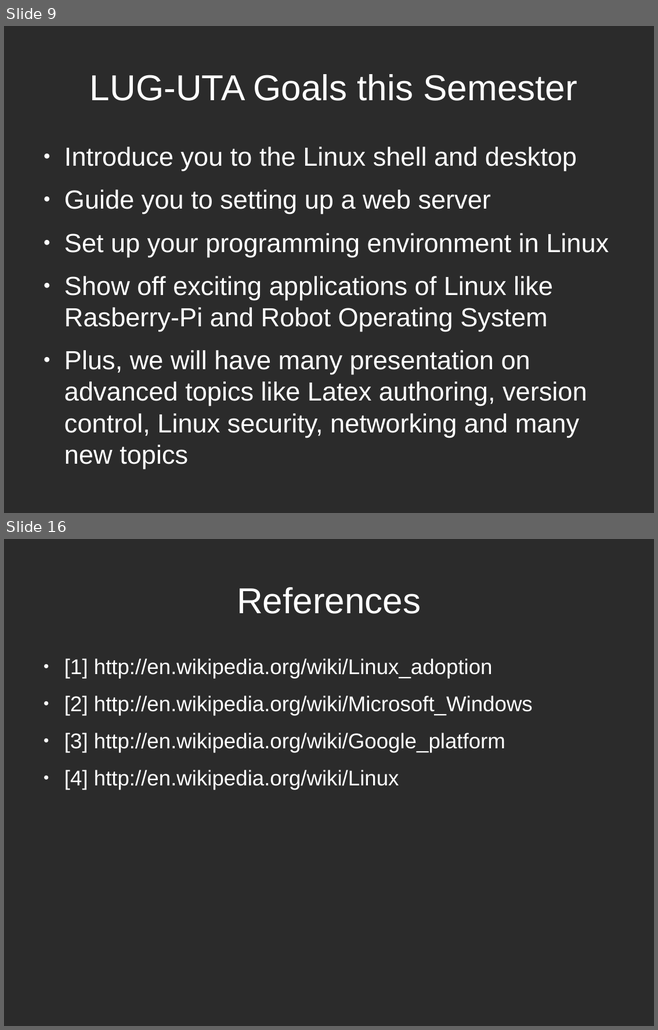
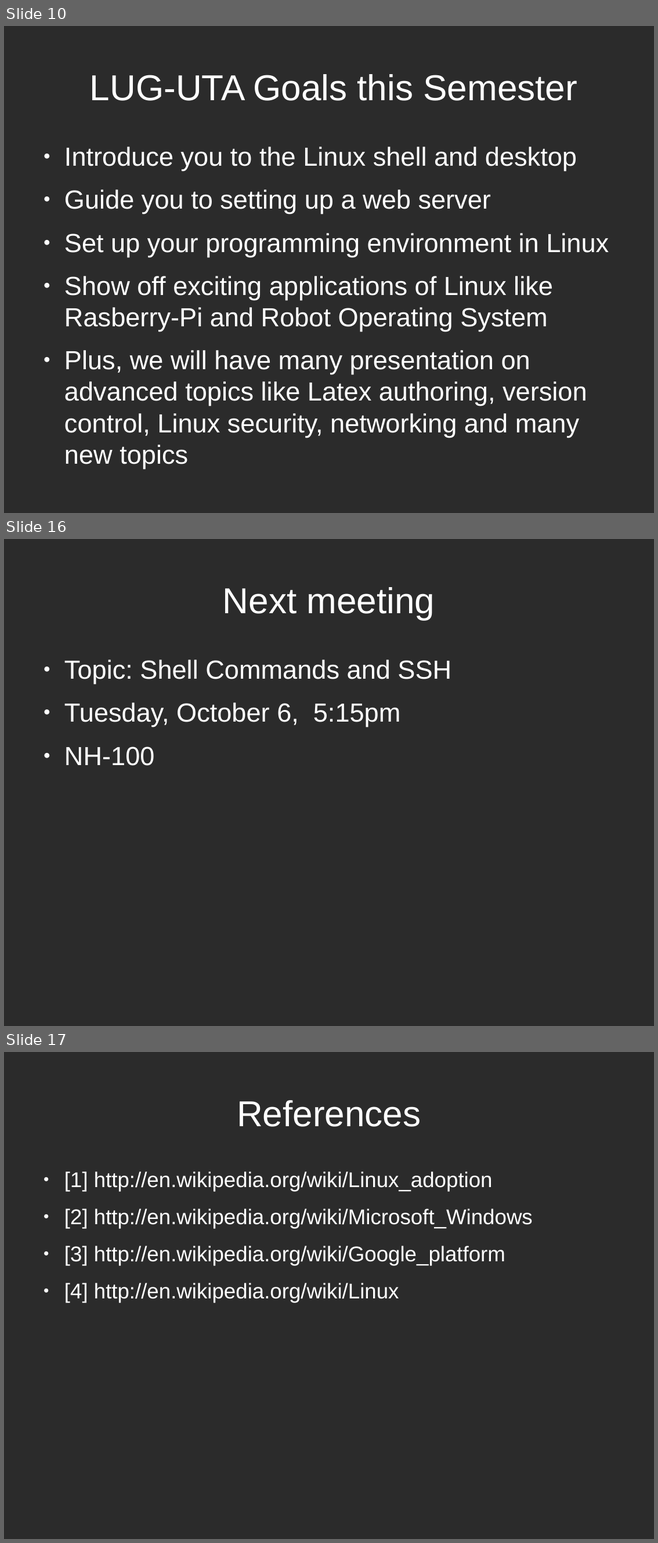
Before and after one commit to LUGatUTA/Presentations-Public, a slide deck: intro_linux_LUG/LUG_Intro_Linux.odp. Shown one above the other, each under a label of ours: slides 9 and 16 before the commit, slides 10, 16 and 17 after it; the slides between them are not shown. The pictures are 658x1030 and 658x1543 pixels, drawn with LibreOffice and Linux fonts; fonts in the diff are those of the drawing; background and template pictures are left out; a plain dark background stands for a picture behind light text. Boxes give left, top, right and bottom in pixels: in the first picture for what was removed or moved away, otherwise in the second. Text is boxed around its words. In the diff, an @@ line names an element or a change of style, - is before the commit and + after.

```diff
--- a/intro_linux_LUG/LUG_Intro_Linux.odp
+++ b/intro_linux_LUG/LUG_Intro_Linux.odp
@@ slide 16 added at box(4, 539, 654, 1026), background picture (left out) @@
@@ title added at box(223, 587, 435, 620), 44 pt, text #FFFFFF @@
+Next meeting
@@ text added at box(64, 660, 451, 766), 32 pt, text #FFFFFF @@
+● Topic: Shell Commands and SSH
+● Tuesday, October 6, 5:15pm
+● NH-100
@@ what was slide 9 is now slide 10 @@
@@ what was slide 16 is now slide 17 @@
```
Also in this commit, not shown: 7 slides changed, 1 other slide added, 1 slide removed, 1 other file.
